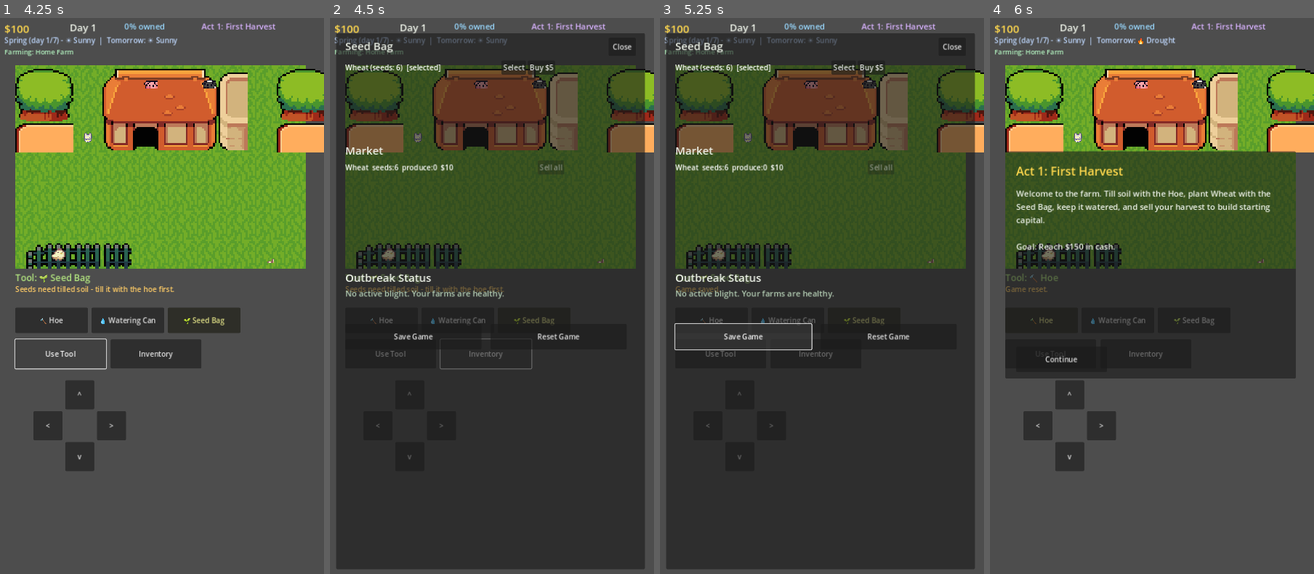
Above: before the commit, frames 1-4 (left to right).
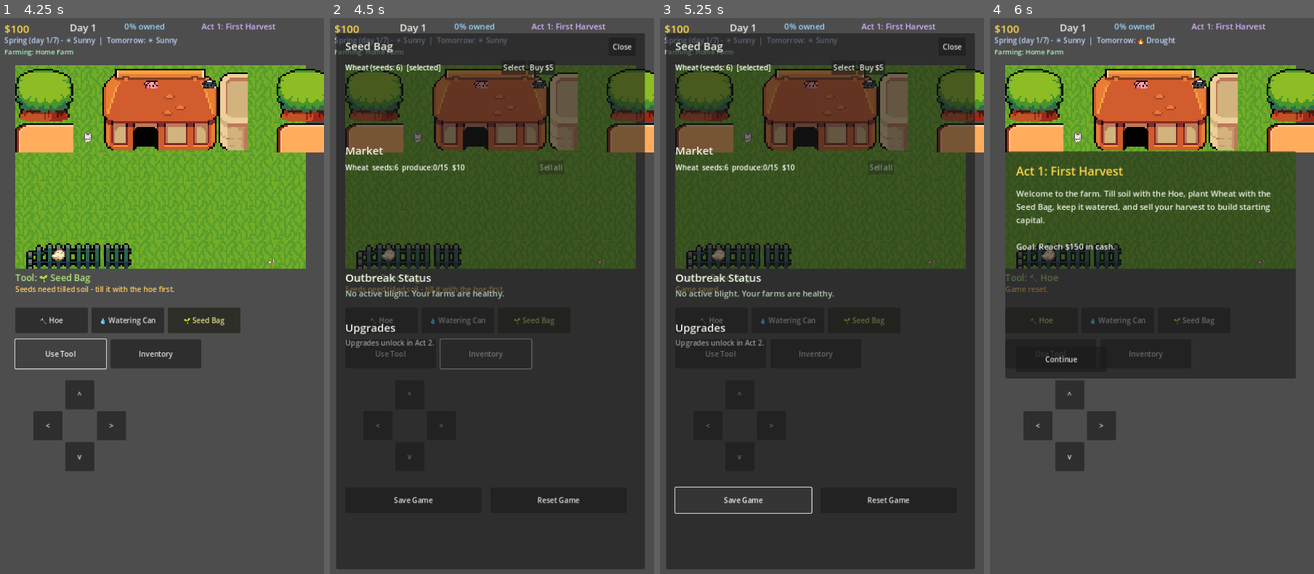
Above: after the commit, the same moments.

Repository: JLA92-bit/JLAProjects
Game: Godot game, scene res://scenes/Main.tscn
The game is run twice, just before and just after one commit, with the same random seed, the same clock (stepped at 60 frames per second) and the same inputs.
Inputs:
- Up to frame 1 (4.25 s): click "Continue" at 0.5 s; click "🔨 Hoe" at 1.25 s; click "💧 Watering Can" at 2 s; click "🌱 Seed Bag" at 2.75 s; click "Use Tool" at 3.5 s
- Up to frame 2 (4.5 s): click "Inventory" at 4.25 s
- Up to frame 3 (5.25 s): click "Save Game" at 5 s
- Up to frame 4 (6 s): click "Reset Game" at 5.75 s

Frame 1 is identical in both runs. In frame 2, 0.8% of the frame differs, in the area x 4-77%, y 26-88%; in frame 3, 0.9%, in the area x 4-77%, y 26-90%; in frame 4, nothing differs.

Commit message:
Add equipment upgrades and produce storage caps
Introduces a durable money sink that scales with playtime instead of
running out like seed purchases do:
 - Reinforced Watering Can ($200): waters a 3x3 area instead of one
   tile, a real time-saver across multiple owned farms
 - Storage Silo / Silo II ($150/$400, stacking): raise the per-crop
   storage cap from a base of 15

Produce now has a hard cap per crop (harvesting past it is blocked
with a message to sell or upgrade), which finally makes "sell now vs.
hold for a better price" a real decision against the existing
price-drift system instead of an always-correct "sell all". Upgrades
unlock in Act 2 alongside the other mid-game systems, shown in a new
Upgrades section of the inventory panel.

Diff:
--- a/godot/scripts/Main.gd
+++ b/godot/scripts/Main.gd
@@ -36,6 +36,15 @@
 	"beach": "sandy soil dries out twice as fast without rain",
 	"cliff": "rocky ground resists blight spreading",
 	"water": "naturally irrigated - never needs manual watering",
+}
+
+# ---------- Equipment upgrades (durable money sinks, Act 2+) ----------
+const BASE_STORAGE_CAP := 15
+const UPGRADE_KEYS := ["watering_can_2", "storage_silo_1", "storage_silo_2"]
+const UPGRADES := {
+	"watering_can_2": {"name": "Reinforced Watering Can", "cost": 200, "desc": "Waters a 3x3 area around you instead of a single tile."},
+	"storage_silo_1": {"name": "Storage Silo", "cost": 150, "desc": "+20 storage capacity per crop."},
+	"storage_silo_2": {"name": "Storage Silo II", "cost": 400, "desc": "+20 more storage capacity per crop (requires Storage Silo)."},
 }
 
 const TOOLS := {
@@ -117,6 +126,7 @@
 var selected_tool := "hoe"
 var current_act := 0 # index into ACTS
 var victory_shown := false
+var owned_upgrades := {} # upgrade key -> bool
 var season_idx := 0
 var season_day := 0
 var current_weather := "sunny"
@@ -158,6 +168,7 @@
 var inventory_panel: Panel
 var seed_rows_container: VBoxContainer
 var market_rows_container: VBoxContainer
+var upgrade_rows_container: VBoxContainer
 var blight_label: Label
 
 var map_panel: Panel
@@ -196,6 +207,7 @@
 	plots = {"home": _make_empty_grid()}
 	active_plot_id = "home"
 	tiles = plots["home"]
+	owned_upgrades = {}
 	regions.clear()
 	for continent in CONTINENTS:
 		var i := 0
@@ -397,6 +409,10 @@
 		else:
 			var well_tended = tile.get("times_watered", 0) >= CROPS[tile["crop"]]["grow_days"]
 			var amount = 2 if well_tended else 1
+			var cap = _storage_cap()
+			if produce[tile["crop"]] + amount > cap:
+				_log("Storage is full for %s (%d/%d) - sell some or upgrade your silo." % [CROPS[tile["crop"]]["name"], produce[tile["crop"]], cap])
+				return
 			produce[tile["crop"]] += amount
 			_log("Harvested %dx %s%s." % [amount, CROPS[tile["crop"]]["name"], " (well-tended bonus!)" if well_tended else ""])
 			tile["type"] = "soil"
@@ -432,15 +448,34 @@
 			tile["dry_days"] = 0
 			_log("Planted %s." % CROPS[selected_crop]["name"])
 		"water":
-			if tile["type"] != "planted":
-				_log("Nothing planted here to water.")
-				return
-			if tile.get("watered", false):
-				_log("Already watered today. It's growing...")
-				return
-			tile["watered"] = true
-			tile["times_watered"] = tile.get("times_watered", 0) + 1
-			_log("Watered the crop.")
+			if not owned_upgrades.get("watering_can_2", false):
+				if tile["type"] != "planted":
+					_log("Nothing planted here to water.")
+					return
+				if tile.get("watered", false):
+					_log("Already watered today. It's growing...")
+					return
+				tile["watered"] = true
+				tile["times_watered"] = tile.get("times_watered", 0) + 1
+				_log("Watered the crop.")
+			else:
+				var watered_count := 0
+				for dy in range(-1, 2):
+					for dx in range(-1, 2):
+						var ny = f.y + dy
+						var nx = f.x + dx
+						if ny < 0 or ny >= ROWS or nx < 0 or nx >= COLS:
+							continue
+						var nt: Dictionary = tiles[ny][nx]
+						if nt["type"] == "planted" and not nt.get("watered", false):
+							nt["watered"] = true
+							nt["times_watered"] = nt.get("times_watered", 0) + 1
+							watered_count += 1
+							_update_tile_visual(ny, nx)
+				if watered_count > 0:
+					_log("Watered %d crop(s) with the reinforced can." % watered_count)
+				else:
+					_log("Nothing nearby needs watering.")
 		"cure":
 			if tile["type"] == "planted" and tile.get("infected", false):
 				if cash < CURE_COST:
@@ -630,6 +665,20 @@
 func _region_price(reg: Dictionary) -> int:
 	return int(round((reg["health"] / 100.0) * 300 + 100))
 
+# ---------- Equipment upgrades ----------
+func _storage_cap() -> int:
+	var cap := BASE_STORAGE_CAP
+	if owned_upgrades.get("storage_silo_1", false):
+		cap += 20
+	if owned_upgrades.get("storage_silo_2", false):
+		cap += 20
+	return cap
+
+func _upgrade_locked_reason(key: String) -> String:
+	if key == "storage_silo_2" and not owned_upgrades.get("storage_silo_1", false):
+		return "requires Storage Silo first"
+	return ""
+
 func _maintenance_cost(reg: Dictionary) -> int:
 	return max(5, int(round(_region_price(reg) * 0.15)))
 
@@ -830,8 +879,14 @@
 	_add_label(inventory_panel, "Outbreak Status", Vector2(20, 520), Vector2(400, 30), 24)
 	blight_label = _add_label(inventory_panel, "No active blight.", Vector2(20, 560), Vector2(640, 60), 18)
 
-	_add_button(inventory_panel, "Save Game", Vector2(20, 640), Vector2(300, 56), _on_save_button_pressed)
-	_add_button(inventory_panel, "Reset Game", Vector2(340, 640), Vector2(300, 56), func(): _reset_game())
+	_add_label(inventory_panel, "Upgrades", Vector2(20, 630), Vector2(400, 30), 24)
+	upgrade_rows_container = VBoxContainer.new()
+	upgrade_rows_container.position = Vector2(20, 670)
+	upgrade_rows_container.size = Vector2(640, 300)
+	inventory_panel.add_child(upgrade_rows_container)
+
+	_add_button(inventory_panel, "Save Game", Vector2(20, 1000), Vector2(300, 56), _on_save_button_pressed)
+	_add_button(inventory_panel, "Reset Game", Vector2(340, 1000), Vector2(300, 56), func(): _reset_game())
 
 func _build_map_panel(layer: CanvasLayer) -> void:
 	map_panel = Panel.new()
@@ -935,13 +990,14 @@
 
 	for child in market_rows_container.get_children():
 		child.queue_free()
+	var storage_cap = _storage_cap()
 	for key in CROP_KEYS:
 		if not _crop_unlocked(key):
 			continue
 		var crop = CROPS[key]
 		var row := HBoxContainer.new()
 		var label := Label.new()
-		label.text = "%s  seeds:%d  produce:%d  $%d" % [crop["name"], seeds[key], produce[key], prices[key]]
+		label.text = "%s  seeds:%d  produce:%d/%d  $%d" % [crop["name"], seeds[key], produce[key], storage_cap, prices[key]]
 		label.custom_minimum_size = Vector2(420, 0)
 		row.add_child(label)
 		var sell_btn := Button.new()
@@ -975,6 +1031,39 @@
 	else:
 		blight_label.text = "No active blight. Your farms are healthy."
 		blight_label.add_theme_color_override("font_color", Color(0.7, 0.8, 0.7))
+
+	for child in upgrade_rows_container.get_children():
+		child.queue_free()
+	if current_act < 1:
+		var locked_label := Label.new()
+		locked_label.text = "Upgrades unlock in Act 2."
+		locked_label.add_theme_color_override("font_color", Color(0.6, 0.6, 0.6))
+		upgrade_rows_container.add_child(locked_label)
+	else:
+		for key in UPGRADE_KEYS:
+			var up = UPGRADES[key]
+			var owned = owned_upgrades.get(key, false)
+			var locked_reason = _upgrade_locked_reason(key)
+			var row := HBoxContainer.new()
+			var label := Label.new()
+			var suffix = "  [owned]" if owned else ("  (%s)" % locked_reason if locked_reason != "" else "")
+			label.text = "%s - %s%s" % [up["name"], up["desc"], suffix]
+			label.custom_minimum_size = Vector2(460, 0)
+			label.autowrap_mode = TextServer.AUTOWRAP_WORD
+			row.add_child(label)
+			if not owned:
+				var buy_btn := Button.new()
+				buy_btn.text = "Buy $%d" % up["cost"]
+				buy_btn.disabled = cash < up["cost"] or locked_reason != ""
+				buy_btn.pressed.connect(func():
+					if cash >= up["cost"] and _upgrade_locked_reason(key) == "":
+						cash -= up["cost"]
+						owned_upgrades[key] = true
+						_log("Purchased %s!" % up["name"])
+						_refresh_all()
+				)
+				row.add_child(buy_btn)
+			upgrade_rows_container.add_child(row)
 
 func _refresh_map_panel() -> void:
 	var owned_count = regions.filter(func(r): return r["owned"]).size()
@@ -1079,6 +1168,7 @@
 		"season_idx": season_idx, "season_day": season_day,
 		"current_weather": current_weather, "forecast_weather": forecast_weather,
 		"plots": plots, "active_plot_id": active_plot_id, "regions": regions,
+		"owned_upgrades": owned_upgrades,
 		"player_x": player_pos.x, "player_y": player_pos.y,
 	}
 	var f := FileAccess.open(SAVE_PATH, FileAccess.WRITE)
@@ -1114,6 +1204,7 @@
 	forecast_weather = parsed.get("forecast_weather", forecast_weather)
 	if not WEATHER.has(forecast_weather):
 		forecast_weather = "sunny"
+	owned_upgrades = parsed.get("owned_upgrades", owned_upgrades)
 	if parsed.has("regions"):
 		regions = parsed["regions"]
 
